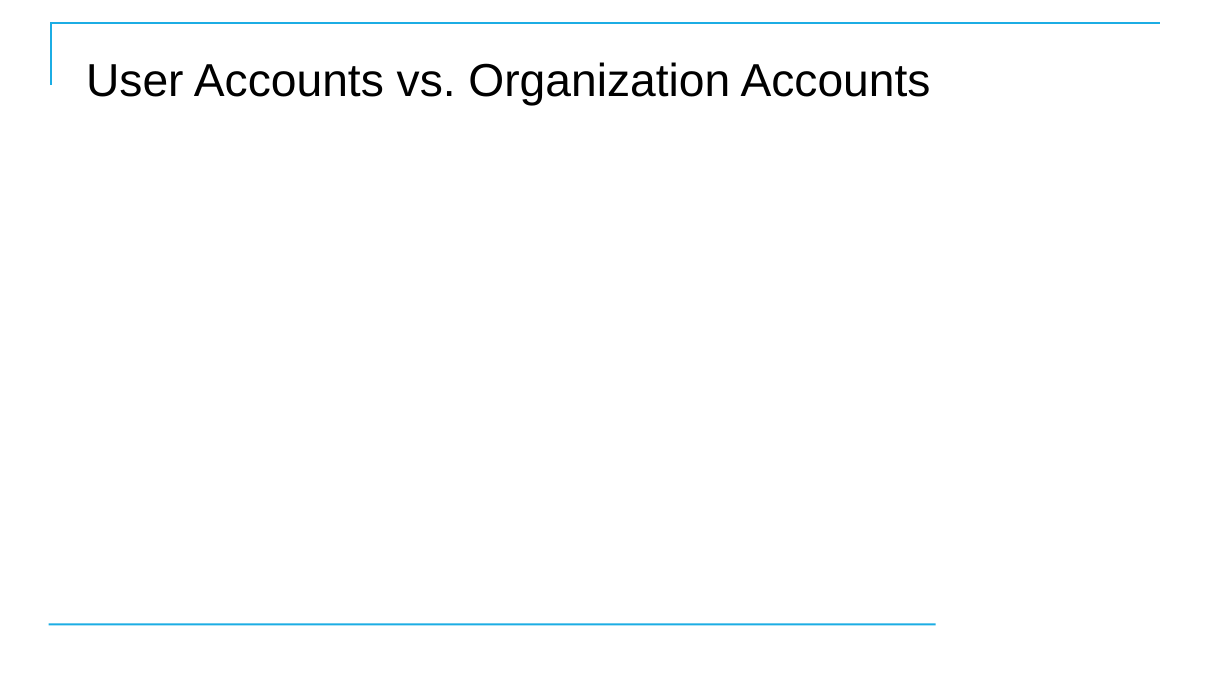
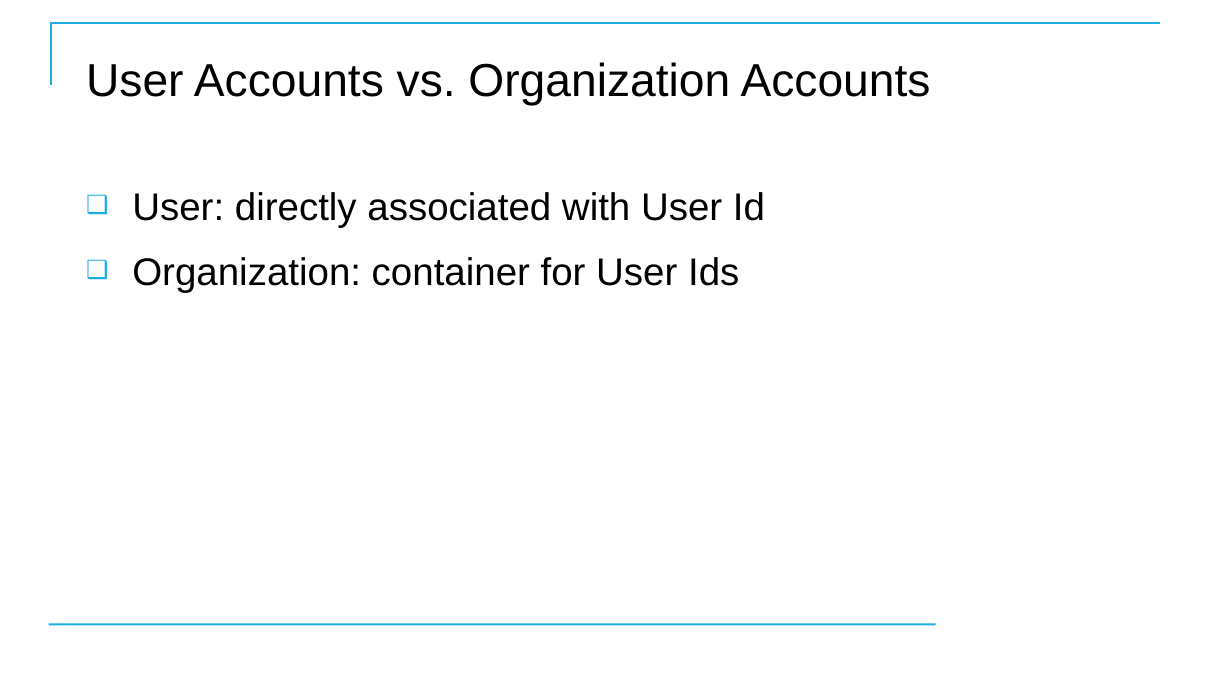
Before and after one commit to CostelloTechnicalConsulting/XGHDEV, a slide deck: slide 53 of ppt/XGHDEV.pptx (slide 54 before the commit). Drawn at 1232x693 pixels with LibreOffice and Linux fonts; fonts in the diff are those of the drawing; background and template pictures are left out. Boxes give left, top, right and bottom in pixels: in the first picture for what was removed or moved away, otherwise in the second. Text is boxed around its words. In the diff, an @@ line names an element or a change of style, - is before the commit and + after.

```diff
--- a/ppt/XGHDEV.pptx
+++ b/ppt/XGHDEV.pptx
@@ text added at (132,192,765,293), 30 pt, text #000000 @@
+❑ User: directly associated with User Id
+❑ Organization: container for User Ids
```
Also in this commit, not shown: 41 other slides changed, 7 slides removed.
